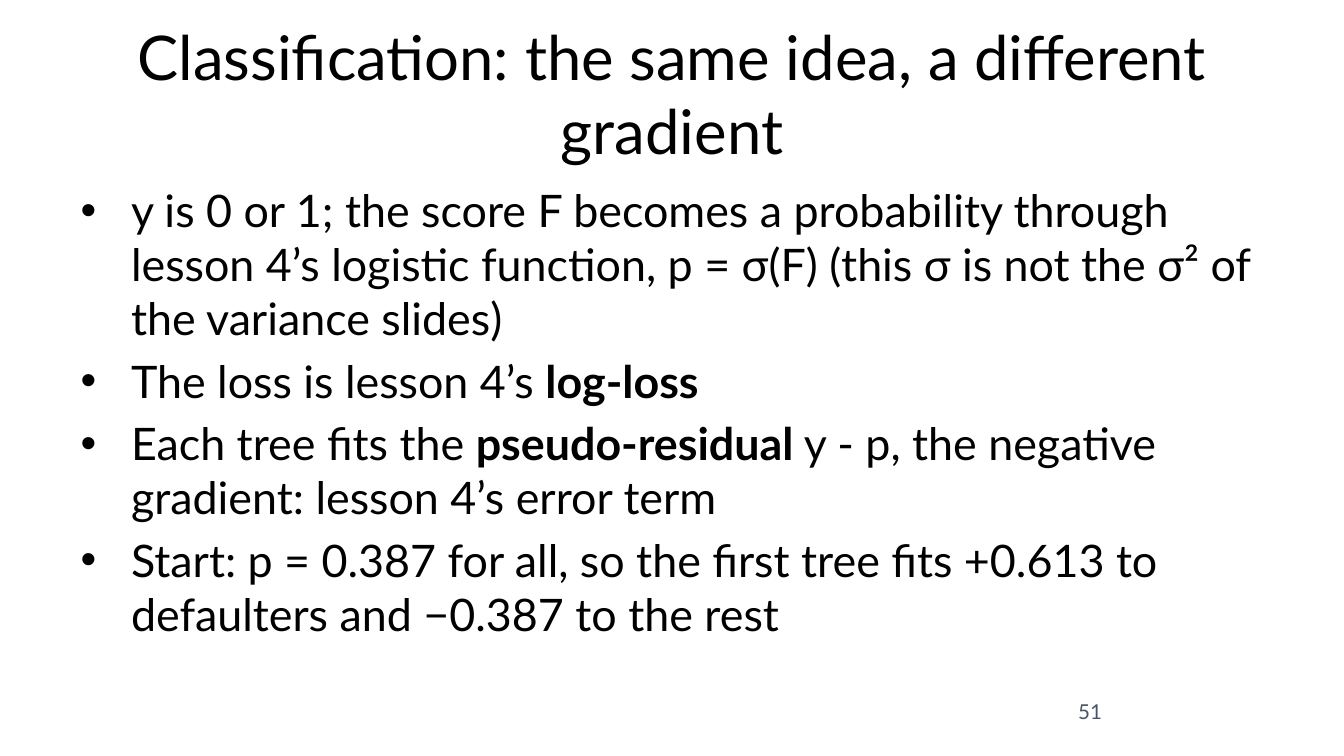
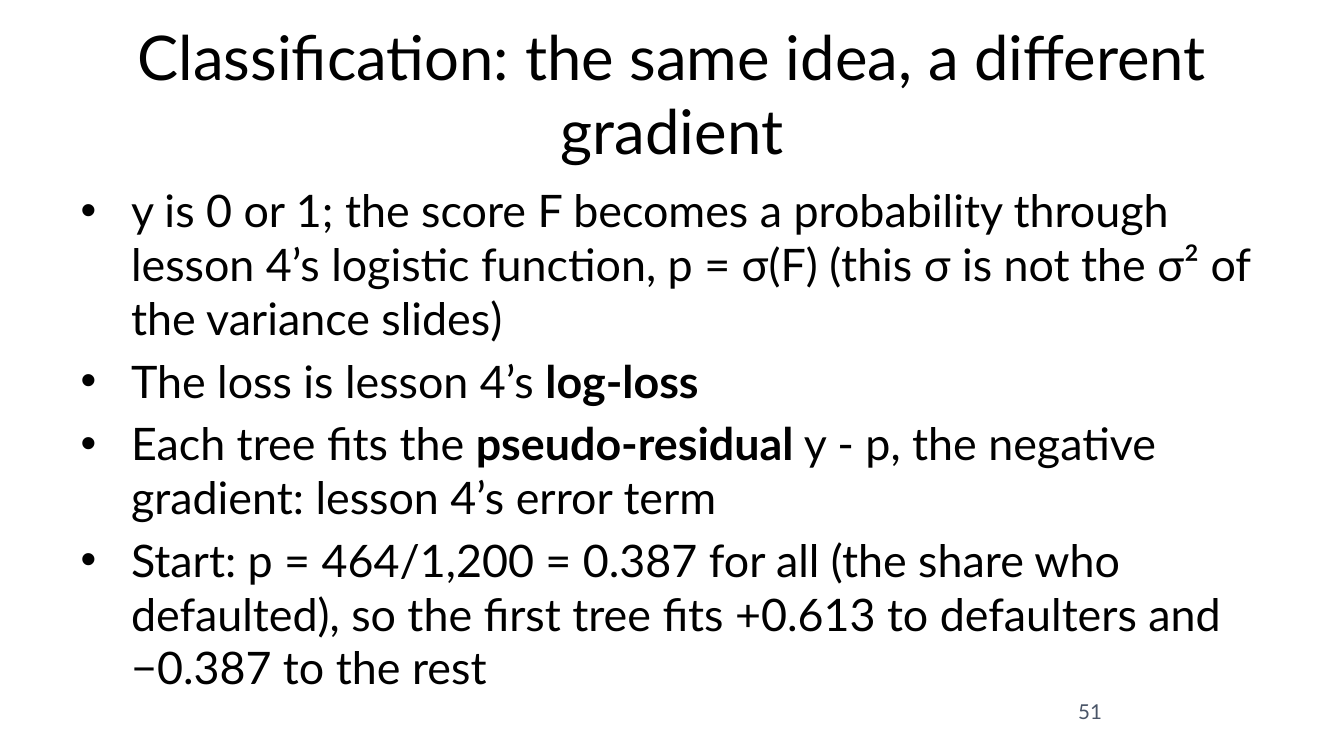
Before and after one commit to fabioantonini/technologies-for-artificial-intelligence, a slide deck: slide 51 of Lessons/07_trees_and_ensembles/Slides/trees_and_ensembles_slides.pptx. Drawn at 1344x756 pixels with LibreOffice and Linux fonts; fonts in the diff are those of the drawing; background and template pictures are left out. Boxes give left, top, right and bottom in pixels: in the first picture for what was removed or moved away, otherwise in the second. Text is boxed around its words. In the diff, an @@ line names an element or a change of style, - is before the commit and + after.

```diff
--- a/Lessons/07_trees_and_ensembles/Slides/trees_and_ensembles_slides.pptx
+++ b/Lessons/07_trees_and_ensembles/Slides/trees_and_ensembles_slides.pptx
@@ text at [131, 542, 1220, 685]: text changed @@
-• Start: p = 0.387 for all, so the first tree fits +0.613 to defaulters and −0.387 to the rest
+• Start: p = 464/1,200 = 0.387 for all (the share who defaulted), so the first tree fits +0.613 to defaulters and −0.387 to the rest
```
Also in this commit, not shown: 8 other slides changed, 14 other files.
